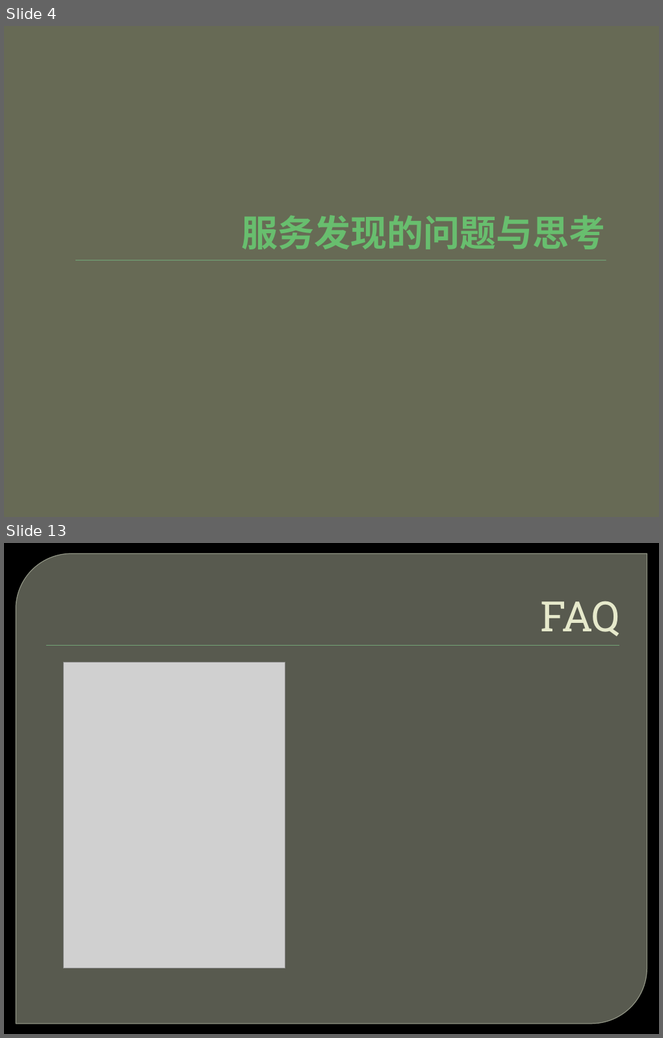
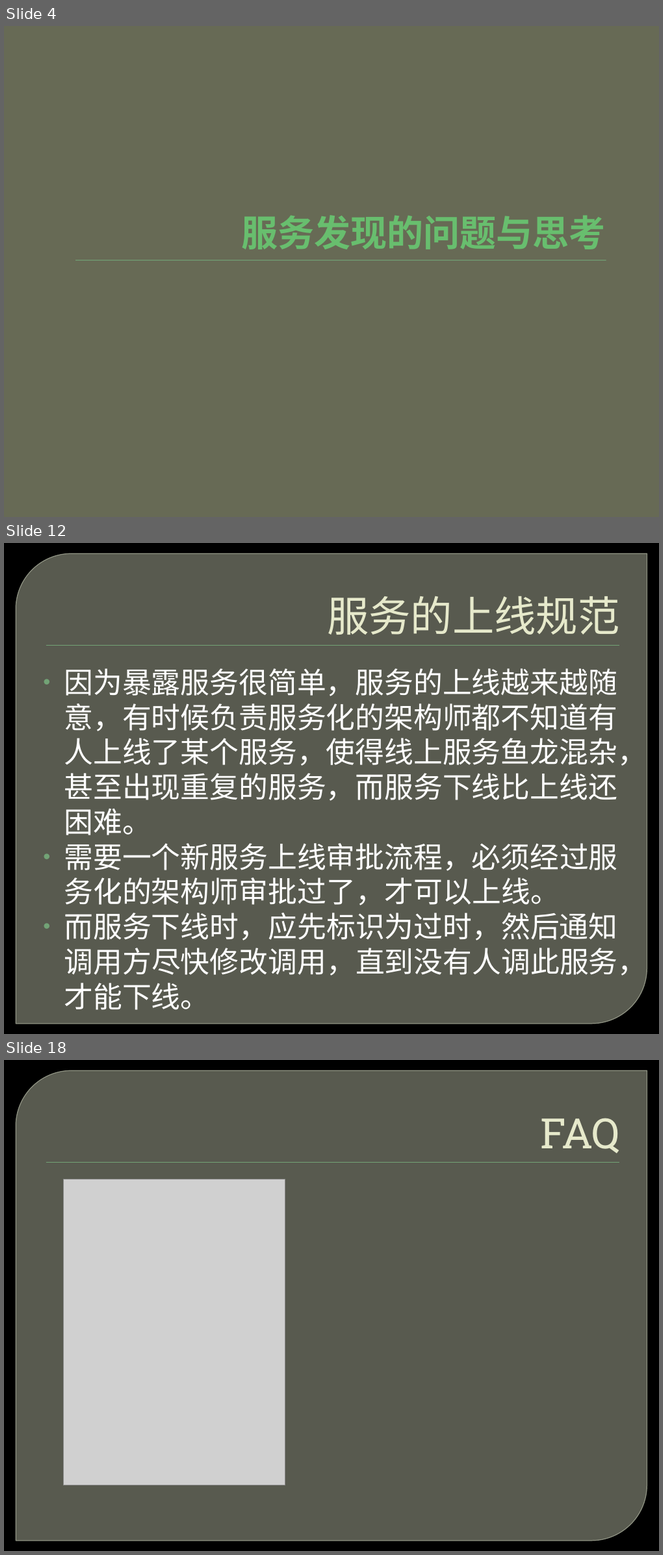
Before and after one commit to ghj1976/lecture, a slide deck: SOA服务发现/服务发现.pptx. Shown one above the other, each under a label of ours: slides 4 and 13 before the commit, slides 4, 12 and 18 after it; the slides between them are not shown. The pictures are 663x1038 and 663x1555 pixels, drawn with LibreOffice and Linux fonts; fonts in the diff are those of the drawing; grey boxes stand for pictures; background and template pictures are left out. Boxes give left, top, right and bottom in pixels: in the first picture for what was removed or moved away, otherwise in the second. Text is boxed around its words. In the diff, an @@ line names an element or a change of style, - is before the commit and + after.

```diff
--- a/SOA服务发现/服务发现.pptx
+++ b/SOA服务发现/服务发现.pptx
@@ slide 12 added at box(4, 543, 659, 1034), background picture (left out); not listed: 2 template elements that a slide beside it also shows @@
@@ title added at box(327, 596, 620, 635), 46 pt, text #E7EACB @@
+服务的上线规范
@@ text added at box(64, 668, 648, 980), 32 pt, text #FFFFFF @@
+• 因为暴露服务很简单，服务的上线越来越随意，有时候负责服务化的架构师都不知道有人上线了某个服务，使得线上服务鱼龙混杂，甚至出现重复的服务，而服务下线比上线还困难。
+• 需要一个新服务上线审批流程，必须经过服务化的架构师审批过了，才可以上线。
+• 而服务下线时，应先标识为过时，然后通知调用方尽快修改调用，直到没有人调此服务，才能下线。
@@ what was slide 13 is now slide 18 @@
```
Also in this commit, not shown: 7 slides changed, 5 other slides added, 1 slide removed, 6 other files.
